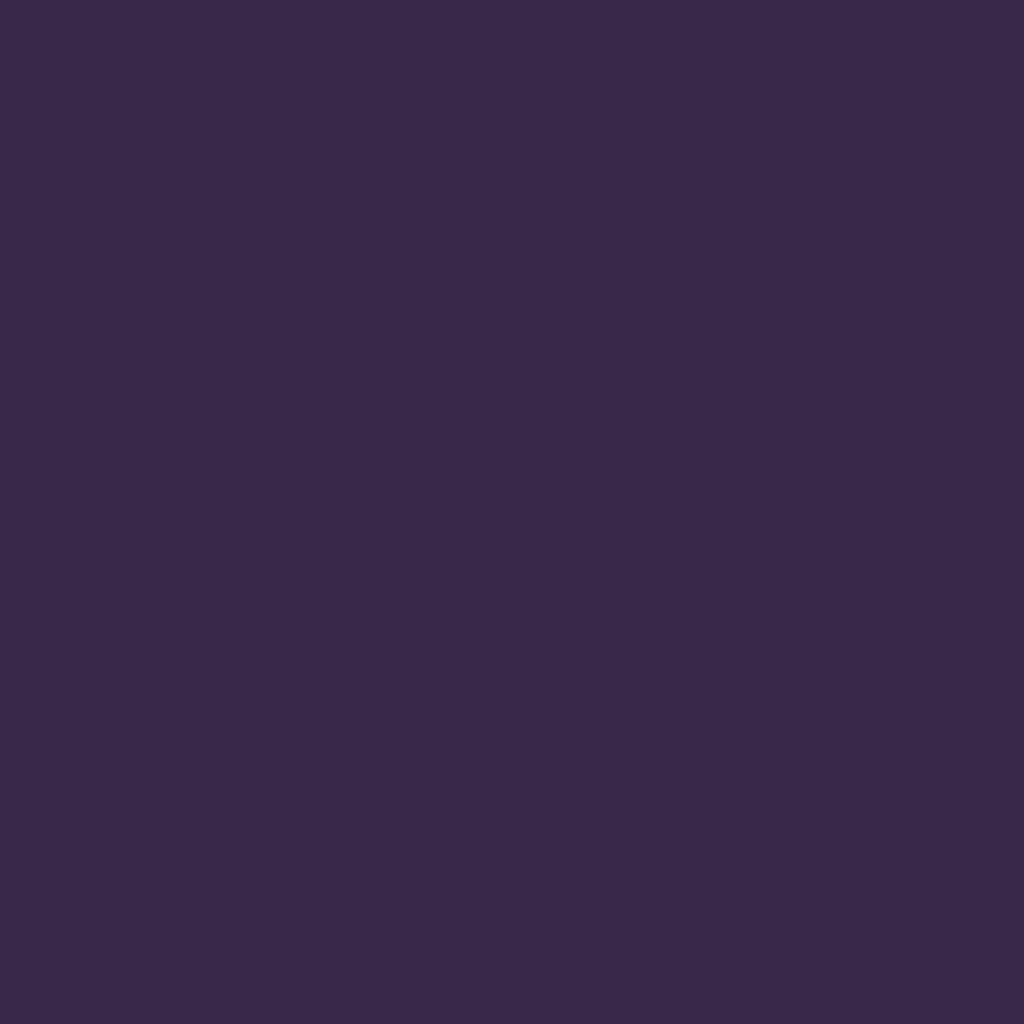
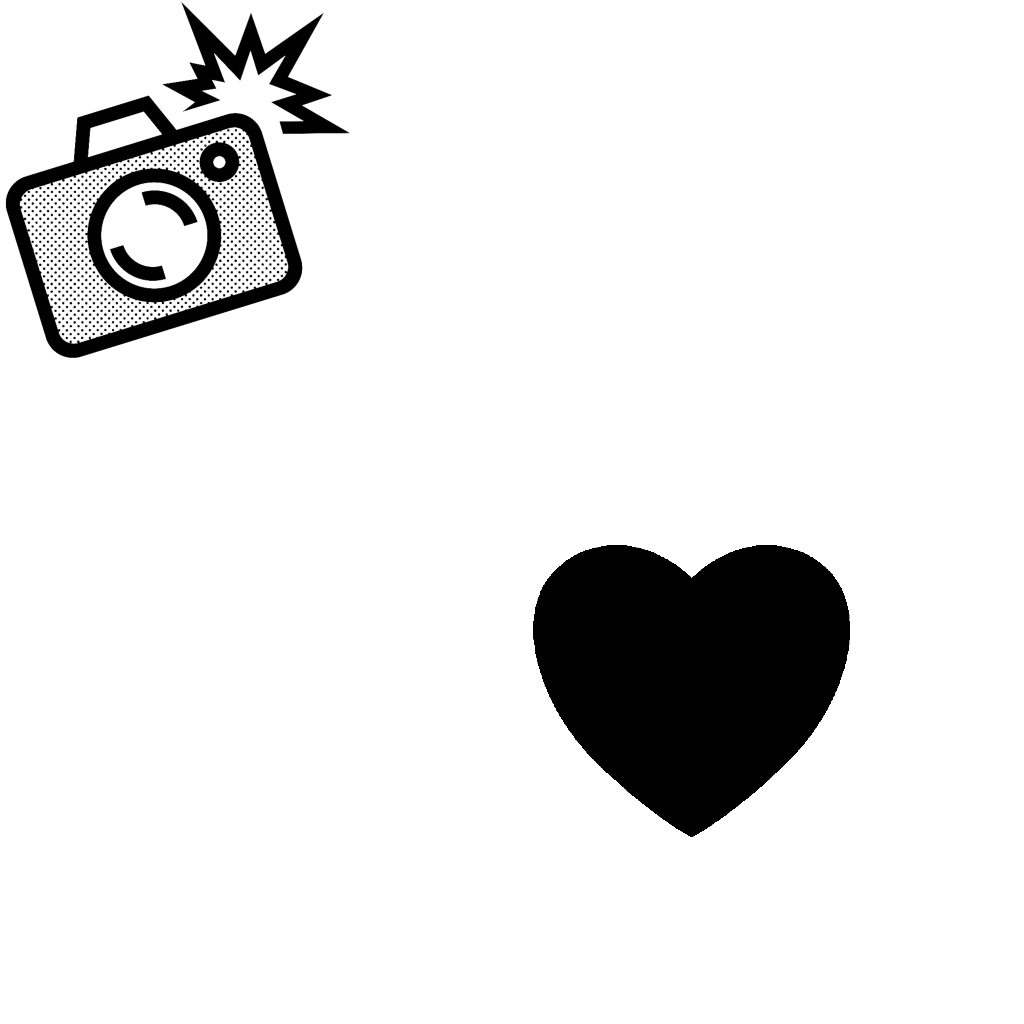
Layer changes from the first 1024×1024 image to the second:
added layer "Heart.png" above "Pasted Layer #1" over left=533, top=545, right=850, bottom=837
added layer "Pasted Layer #1" above "TOP-LEFT" over left=5, top=1, right=350, bottom=358
hid "BG" over left=0, top=0, right=1024, bottom=1024
